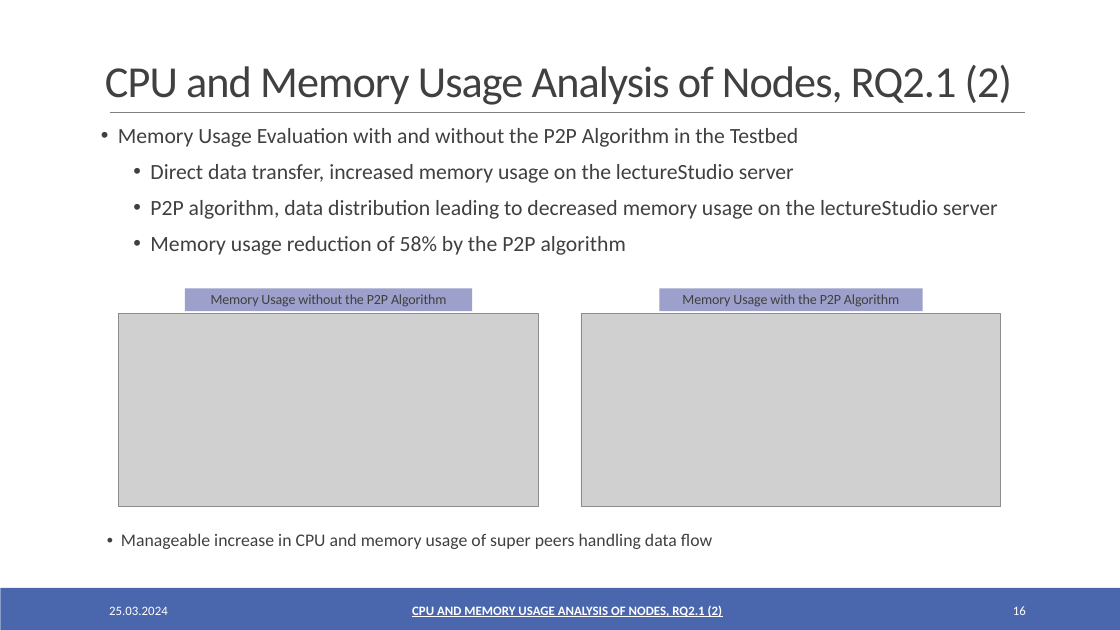
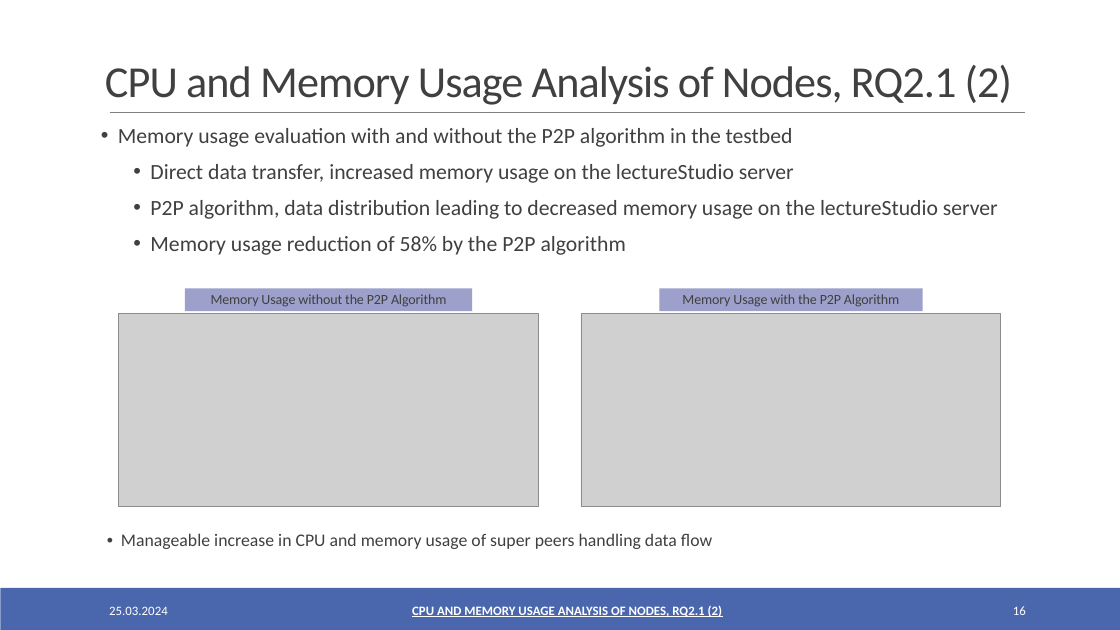
Before and after one commit to oezcankaraca/abschlussvortrag, a slide deck: slide 16 of Abschlussvortrag.pptx. Drawn at 1120x630 pixels with LibreOffice and Linux fonts; fonts in the diff are those of the drawing; grey boxes stand for pictures. Boxes give left, top, right and bottom in pixels: in the first picture for what was removed or moved away, otherwise in the second. Text is boxed around its words. In the diff, an @@ line names an element or a change of style, - is before the commit and + after.

```diff
--- a/Abschlussvortrag.pptx
+++ b/Abschlussvortrag.pptx
@@ text at [118, 128, 793, 147]: text changed @@
-• Memory Usage Evaluation with and without the P2P Algorithm in the Testbed
+• Memory usage evaluation with and without the P2P algorithm in the testbed
```
Also in this commit, not shown: 11 other slides changed, 2 other files.
